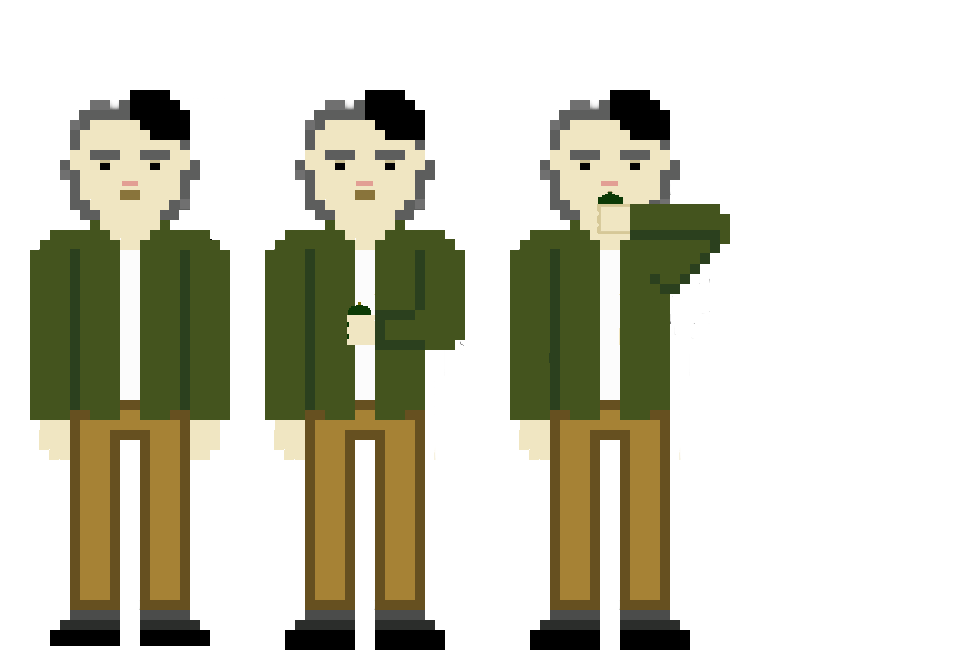
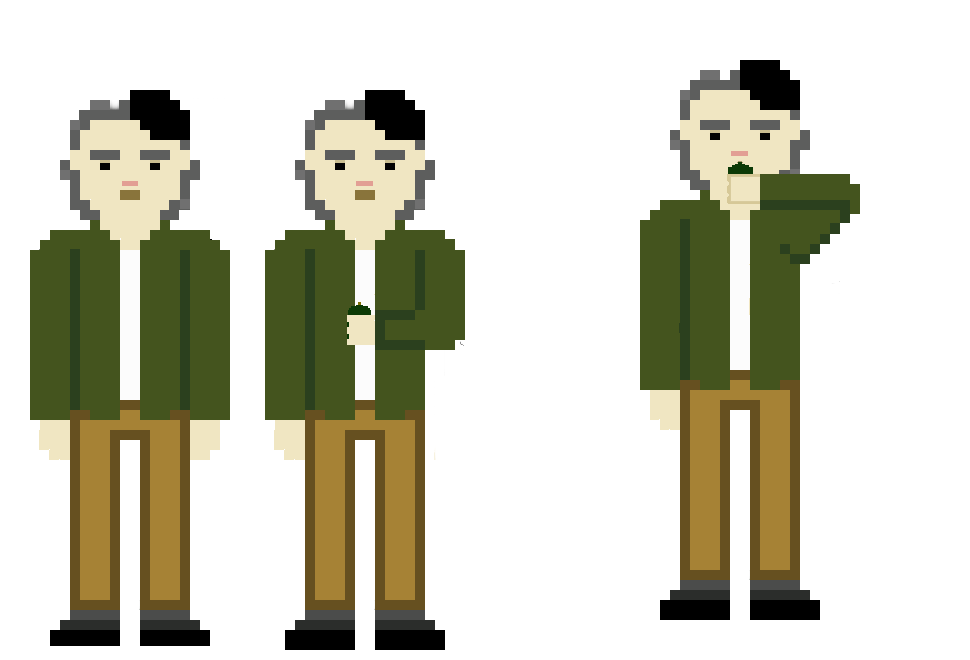
Layer changes from the first 970 × 660 image to the second:
painted on "Calque 3" over (510, 60, 860, 650)
